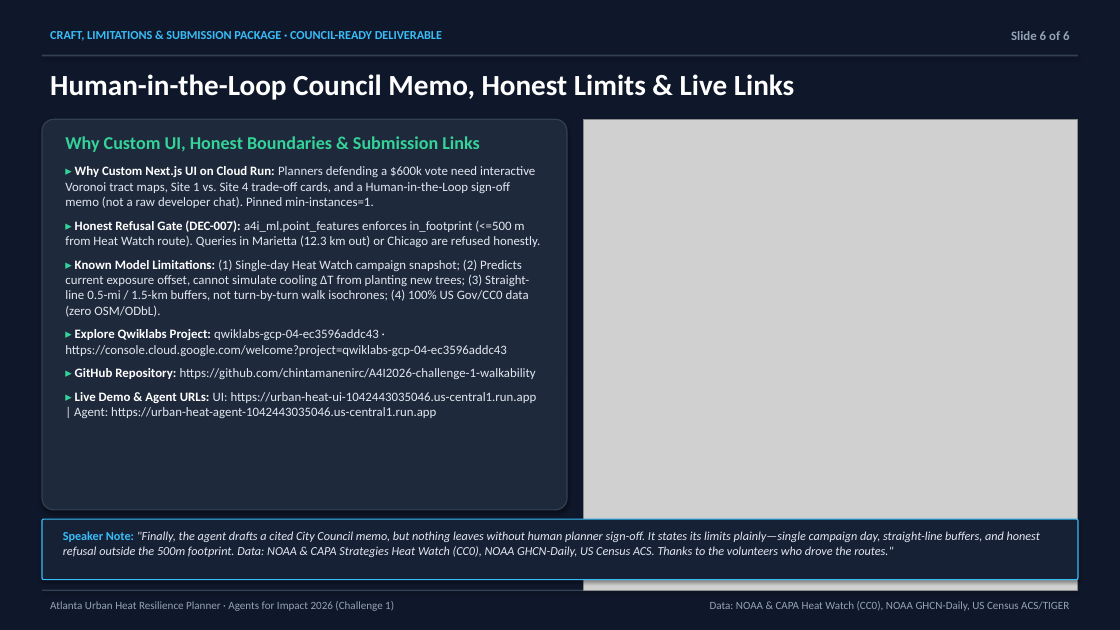
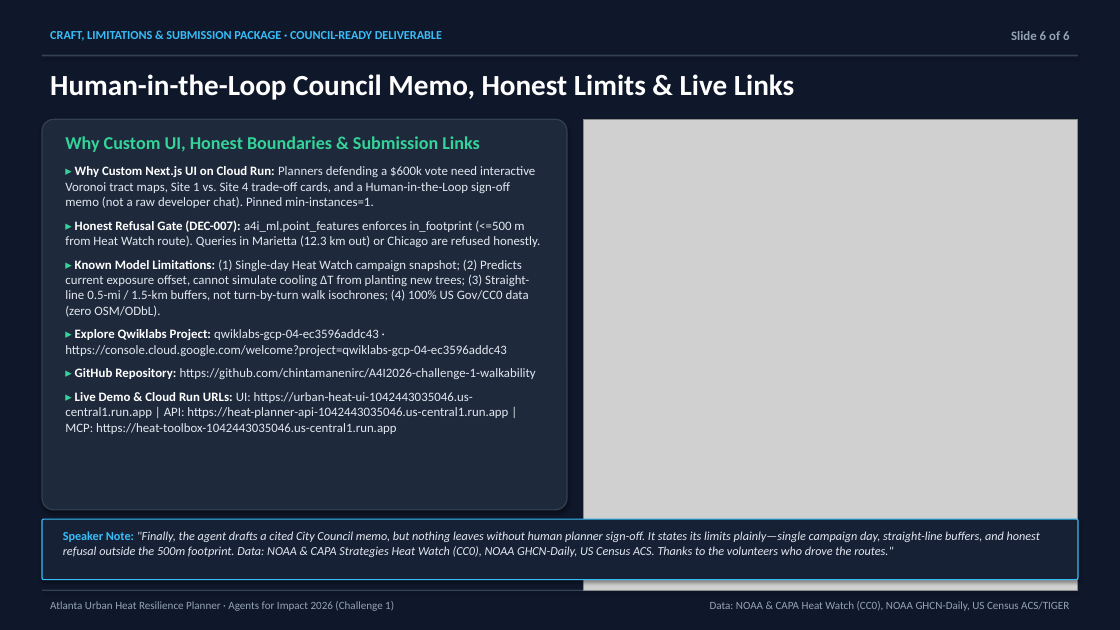
Before and after one commit to chintamanenirc/A4I2026-challenge-1-walkability, a slide deck: slide 6 of Atlanta_Heat_Resilience_Deck.pptx. Drawn at 1120x630 pixels with LibreOffice and Linux fonts; fonts in the diff are those of the drawing; grey boxes stand for pictures. Boxes give left, top, right and bottom in pixels: in the first picture for what was removed or moved away, otherwise in the second. Text is boxed around its words. In the diff, an @@ line names an element or a change of style, - is before the commit and + after.

```diff
--- a/Atlanta_Heat_Resilience_Deck.pptx
+++ b/Atlanta_Heat_Resilience_Deck.pptx
@@ text at (65, 392, 508, 434): text changed @@
-▸ Live Demo & Agent URLs: UI: https://urban-heat-ui-1042443035046.us-central1.run.app | Agent: https://urban-heat-agent-1042443035046.us-central1.run.app
+▸ Live Demo & Cloud Run URLs: UI: https://urban-heat-ui-1042443035046.us-central1.run.app | API: https://heat-planner-api-1042443035046.us-central1.run.app | MCP: https://heat-toolbox-1042443035046.us-central1.run.app
```
Also in this commit, not shown: 2 other slides changed.
